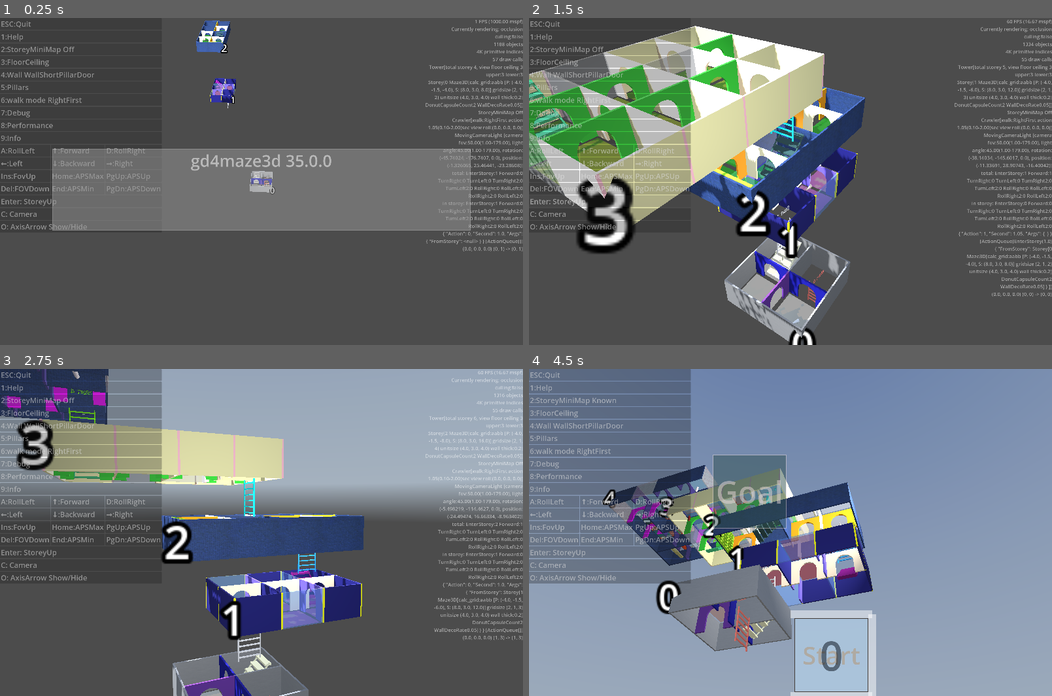
Above: before the commit, frames 1-4 (two rows, left to right).
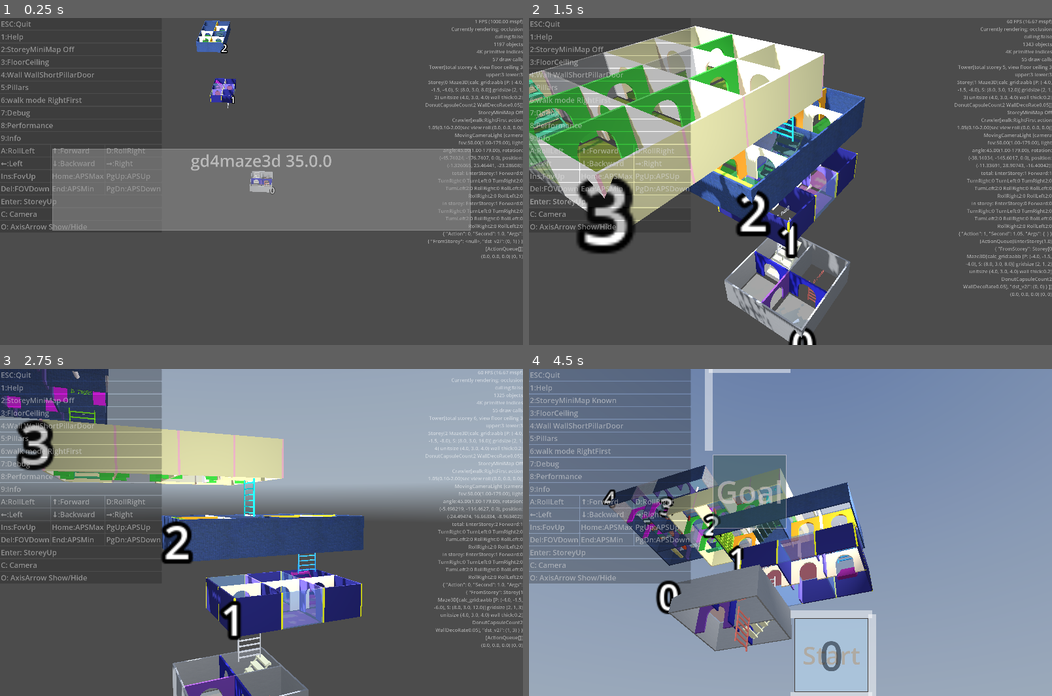
Above: after the commit, the same moments.

Repository: kasworld/gd4maze3d
Game: Godot game, scene res://main.tscn
The game is run twice, just before and just after one commit, with the same random seed, the same clock (stepped at 60 frames per second) and the same inputs. A sky picture missing from this copy of the repository is replaced by a grey-blue gradient.
Inputs (mouse positions are in pixels of both pictures, inside the frame that each line leads up to):
- Up to frame 1 (0.25 s): no input
- Up to frame 2 (1.5 s): click "Enter: StoreyUp" at 0.5 s; click "Enter: StoreyUp" at 1.25 s
- Up to frame 3 (2.75 s): tap Enter at 2 s; move the mouse to (376, 516) at 2.02 s; hold Right from 2.03 s (still down); tap Q at 2.1 s; click (376, 516) at 2.17 s
- Up to frame 4 (4.5 s): move the mouse to (685, 548) at 2.77 s; release Right at 2.78 s; hold Down 2.78-3.53 s; tap E at 2.85 s; move the mouse to (842, 460) at 3.52 s; hold Right 3.53-4.28 s; tap 1 at 3.6 s; move the mouse to (764, 597) at 4.27 s; hold Up from 4.28 s (still down); tap 2 at 4.35 s; click (764, 597) at 4.42 s

The runs differ from the first frame. In frame 1, 0.2% of the frame differs, in the area x 81-100%, y 7-74%; in frame 2, 0.1%; in frame 3, 0.2%; in frame 4, 0.6%, in the area x 33-50%, y 0-25%.
Error in both runs: Invalid call. Nonexistent function 'enqueue_with_speed' in base 'RefCounted (ActionQueue)'. (res://main.gd:183)

Commit message:
del pos_dst, use action.Args, animation.Data

Diff:
--- a/crawler/crawler.gd
+++ b/crawler/crawler.gd
@@ -4,26 +4,6 @@
 signal crawler_goal_reached(st :Storey, cr :Crawler)
 
 var crawler_animation := SimpleAnimation.new()
-func animation_ended(cr :Node3D, ani :Dictionary) -> void:
-	if crawler_animation.is_empty():
-		current_action.clear()
-	match ani.Name:
-		"ani_move":
-			pos_src = pos_dst
-			if cr.crawler_num == player_num:
-				if storey.is_goal_pos(cr.pos_src):
-					crawler_goal_reached.emit(storey, cr)
-					return
-				storey.놓인것들줍기(cr)
-			storey.get_mini_map().update_obj_pos(cr, cr.crawler_num == player_num)
-		"ani_turn":
-			rotation = rotation.snappedf(PI/2)
-			dir_src = Maze.RadianToDir(rotation.y)
-		"ani_roll":
-			pass
-	act_character()
-
-
 
 # rotate y
 func start_turn_animation(rad :float) -> void:
@@ -50,7 +30,7 @@
 var storey_action_stats :Dictionary
 var storey :Storey
 var pos_src :Vector2i
-var pos_dst :Vector2i
+#var pos_dst :Vector2i
 var dir_src : Maze.Dir
 
 func getCameraLight() -> MovingCameraLight:
@@ -92,9 +72,9 @@
 
 func enter_storey(oldstorye :Storey, st :Storey, pos :Vector2i) -> void:
 	action_queue.clear()
-	action_queue.enqueue_with_second(ActionQueue.Action.EnterStorey, 1.0, {"FromStorey":oldstorye})
+	action_queue.enqueue_with_second(ActionQueue.Action.EnterStorey, 1.0, {"FromStorey":oldstorye, "dst_v2i":pos})
 	storey = st
-	pos_dst = pos
+	#pos_dst = pos
 	pos_src = pos
 	rotation.y = 0
 	dir_src = Maze.RadianToDir(rotation.y)
@@ -114,7 +94,8 @@
 func start_move_animation(st :Storey, src :Vector2i, dst:Vector2i) -> void:
 	var p1 := st.maze3d.mazepos2storeypos(src, 0)
 	var p2 := st.maze3d.mazepos2storeypos(dst, 0)
-	crawler_animation.start_move("ani_move", self, p1, p2, current_action.Second)
+	crawler_animation.add_animation(SimpleAnimation.MakeAnimation(
+		"ani_move", self, "position", p1, p2, current_action.Second, {"src_v2i":src, "dst_v2i" :dst} ))
 
 # return true on new act
 func handle_action_in_queue() -> bool:
@@ -122,8 +103,8 @@
 	match current_action.Action :
 		ActionQueue.Action.Forward:
 			if can_move_to_dir(dir_src):
-				pos_dst = pos_src + Maze.DirToVt2[dir_src]
-				start_move_animation(storey, pos_src, pos_dst)
+				#pos_dst = pos_src + Maze.DirToVt2[dir_src]
+				start_move_animation(storey, pos_src, pos_src + Maze.DirToVt2[dir_src])
 			else :
 				return false # action ignored
 		ActionQueue.Action.TurnLeft:
@@ -146,7 +127,7 @@
 			var from_storey :Storey = current_action.Args.FromStorey
 			if from_storey == null:
 				from_storey = storey
-			start_inter_storey_move_animation(from_storey,storey, pos_src, pos_dst)
+			start_inter_storey_move_animation(from_storey,storey, pos_src, current_action.Args.dst_v2i)
 			astar_path_id.clear()
 
 	# update action stats
@@ -163,18 +144,40 @@
 	crawler_animation.add_animation(SimpleAnimation.MakeAnimation(
 		"ani_move", self, "position", p1, p2, current_action.Second, {"src_v2i":src, "dst_v2i" :dst} ))
 
+
+func animation_ended(cr :Node3D, ani :Dictionary) -> void:
+	if crawler_animation.is_empty():
+		current_action.clear()
+	match ani.Name:
+		"ani_move":
+			pos_src = ani.Data.dst_v2i
+			if cr.crawler_num == player_num:
+				if storey.is_goal_pos(cr.pos_src):
+					crawler_goal_reached.emit(storey, cr)
+					return
+				storey.놓인것들줍기(cr)
+			storey.get_mini_map().update_obj_pos(cr, cr.crawler_num == player_num)
+		"ani_turn":
+			rotation = rotation.snappedf(PI/2)
+			dir_src = Maze.RadianToDir(rotation.y)
+		"ani_roll":
+			pass
+	act_character()
+
+
+
 func _to_string() -> String:
 	return "Crawler[walk:%s action %ssec view roll:%s]" % [
 		walk2str(walk_mode), action_queue.action_second, rotation_degrees,
 		]
 
 func debug_str() -> String:
-	return "total:%s\nin storey:%s\n%s [%s]\n%s (%d, %d) -> (%d, %d)" % [
+	return "total:%s\nin storey:%s\n%s [%s]\n%s (%d, %d)" % [
 		ActionQueue.stats2str(total_action_stats),
 		ActionQueue.stats2str(storey_action_stats),
 		current_action, action_queue,
 		rotation_degrees,
-		pos_src.x, pos_src.y, pos_dst.x, pos_dst.y,
+		pos_src.x, pos_src.y,
 		]
 
 func can_move_to_dir(dir :Maze.Dir) -> bool:
